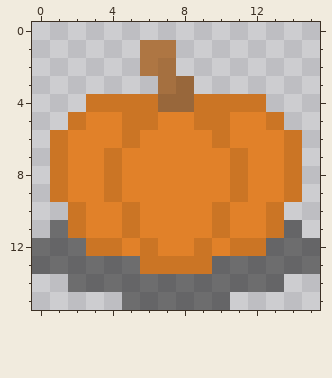
Edited in one commit: pixel-art sprite (LudumDare52/Assets/Sprites/Pumpkin.png). This is how it looked before the edit.
The file is 16x16 pixels. Colours within 5 levels of each other are drawn and written as one.
The result:
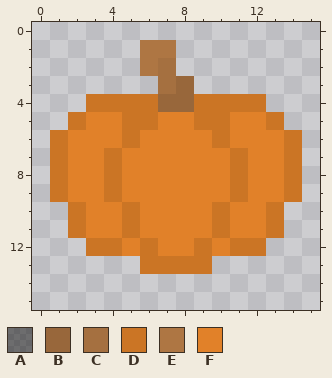
Palette (. is transparent): A #0d0d0d80  B #98673b  C #a57040  D #cb7525  E #ae7643  F #e18129
Commit: Pumpkin actually jumps now pumpkin jumps 3-dimensionally now
Change:
{"y":11,"x":1,"old":"A","new":"."}
{"y":11,"x":14,"old":"A","new":"."}
{"y":12,"x":0,"old":"AAA","new":"..."}
{"y":12,"x":13,"old":"AAA","new":"..."}
{"y":13,"x":0,"old":"AAAAAA","new":"......"}
{"y":13,"x":10,"old":"AAAAAA","new":"......"}
{"y":14,"x":2,"old":"AAAAAAAAAAAA","new":"............"}
{"y":15,"x":5,"old":"AAAAAA","new":"......"}
{"label":"erased","picture_box":[32,220,320,310]}
